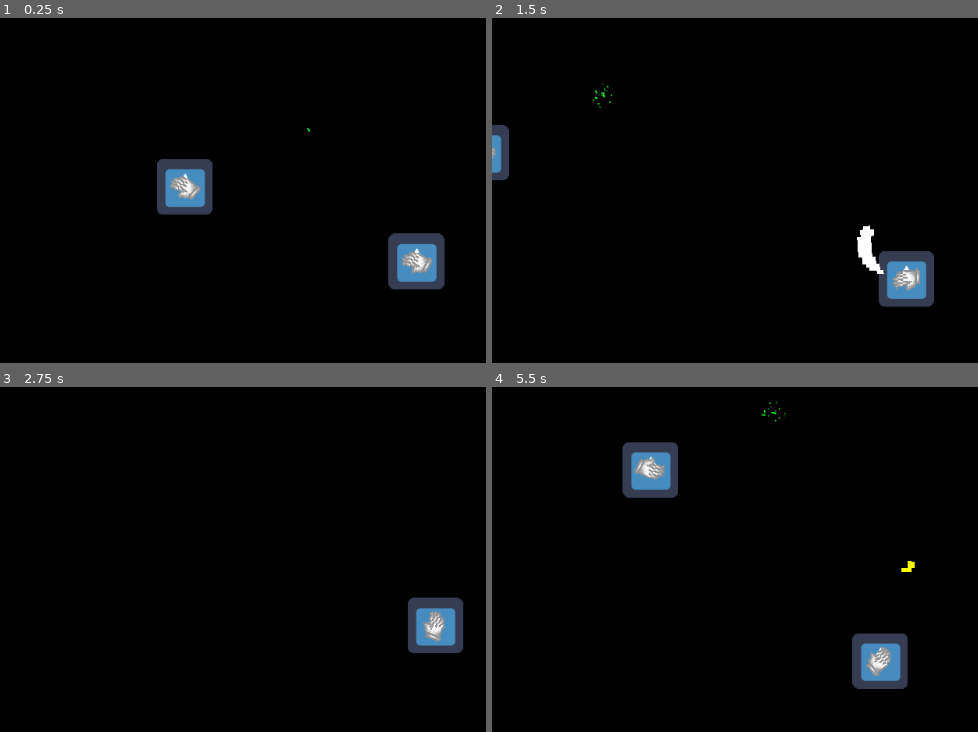
Above: before the commit, frames 1-4 (two rows, left to right).
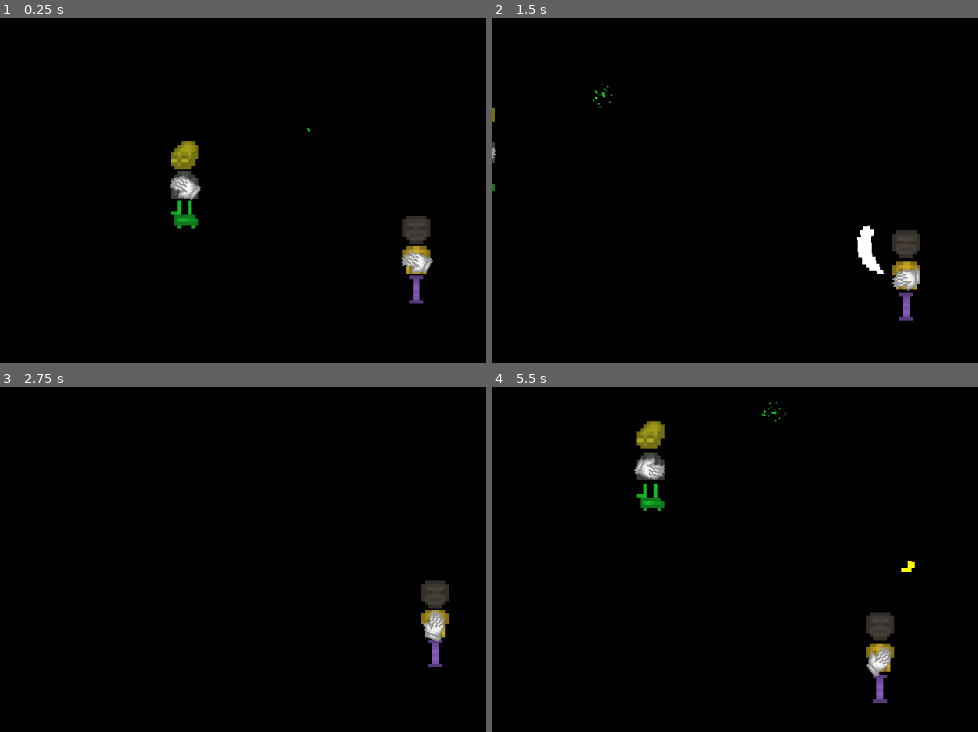
Above: after the commit, the same moments.

Repository: ColdCalzone/GWJ-30
Game: Godot game, scene res://scenes/Testenv.tscn
The game is run twice, just before and just after one commit, with the same random seed, the same clock (stepped at 60 frames per second) and the same inputs. The project has no main scene, so this scene is started directly. The engine's default icon, where the game draws it, is replaced by a stand-in: a white triangle on a blue panel in a dark square.
Inputs (mouse positions are in pixels of both pictures, inside the frame that each line leads up to):
- Up to frame 1 (0.25 s): no input
- Up to frame 2 (1.5 s): tap Enter (ui_accept) at 0.5, 0.77 s; move the mouse to (outside the picture) at 0.52 s; hold D (move_right) 0.53-1.28 s; hold Space (attack) 0.53-1.28 s; move the mouse to (730, 276) at 1.27 s; hold S (move_down) from 1.28 s (still down); tap Space (attack) at 1.35 s
- Up to frame 3 (2.75 s): tap Enter (ui_accept) at 1.52 s; move the mouse to (481, 518) at 2.02 s; release S (move_down) at 2.03 s; hold D (move_right) from 2.03 s (still down); hold Space (attack) from 2.03 s (still down)
- Up to frame 4 (5.5 s): move the mouse to (851, 714) at 2.77 s; release D (move_right) at 2.78 s; release Space (attack) at 2.78 s; hold W (move_up) 2.78-3.53 s; tap Space (attack) at 2.85, 4.35 s; tap Enter (ui_accept) at 3.02, 3.77, 4.52 s; move the mouse to (outside the picture) at 3.52 s; hold Space (attack) 3.53-4.28 s; hold A (move_left) 3.53-5.03 s; move the mouse to (652, 549) at 4.27 s; move the mouse to (934, 621) at 5.02 s; hold S (move_down) from 5.03 s (still down); hold Space (attack) from 5.03 s (still down)

The runs differ from the first frame. In frame 1, 4.0% of the frame differs, in the area x 32-92%, y 35-83%; in frame 2, 2.5%; in frame 3, 1.9%; in frame 4, 4.1%, in the area x 26-86%, y 9-92%.
Error in both runs: Invalid call. Nonexistent function 'spawn_enemy' in base 'Node2D'. (res://objects/Spawner.gd:55)

Commit message:
Updated Player and Enemies' collisions

Diff:
--- a/objects/Player.tscn
+++ b/objects/Player.tscn
@@ -1,10 +1,10 @@
 [gd_scene load_steps=5 format=2]
 
-[ext_resource path="res://icon.png" type="Texture" id=1]
+[ext_resource path="res://objects/MashSprite.tscn" type="PackedScene" id=1]
 [ext_resource path="res://objects/Player.gd" type="Script" id=2]
 
-[sub_resource type="RectangleShape2D" id=1]
-extents = Vector2( 32, 32 )
+[sub_resource type="CircleShape2D" id=3]
+radius = 24.0
 
 [sub_resource type="Animation" id=2]
 resource_name = "pulse"
@@ -29,13 +29,11 @@
 script = ExtResource( 2 )
 max_health = 40
 
-[node name="Sprite" type="Sprite" parent="."]
-texture = ExtResource( 1 )
-
 [node name="Animations" type="AnimationPlayer" parent="."]
 
 [node name="Collision" type="CollisionShape2D" parent="."]
-shape = SubResource( 1 )
+position = Vector2( 0, 24 )
+shape = SubResource( 3 )
 
 [node name="Camera" type="Camera2D" parent="."]
 current = true
@@ -46,3 +44,5 @@
 anims/pulse = SubResource( 2 )
 
 [node name="Tween" type="Tween" parent="."]
+
+[node name="MashSprite" parent="." instance=ExtResource( 1 )]
--- a/objects/enemies/Enemy1.tscn
+++ b/objects/enemies/Enemy1.tscn
@@ -1,10 +1,10 @@
 [gd_scene load_steps=4 format=2]
 
 [ext_resource path="res://objects/enemies/Enemy1.gd" type="Script" id=1]
-[ext_resource path="res://icon.png" type="Texture" id=2]
+[ext_resource path="res://objects/MashSprite.tscn" type="PackedScene" id=2]
 
-[sub_resource type="RectangleShape2D" id=1]
-extents = Vector2( 32, 32 )
+[sub_resource type="CircleShape2D" id=1]
+radius = 24.0
 
 [node name="Enemy1" type="KinematicBody2D" groups=[
 "enemy",
@@ -15,13 +15,13 @@
 move_speed = 100
 target_player_distance = 80
 
-[node name="Sprite" type="Sprite" parent="."]
-texture = ExtResource( 2 )
-
 [node name="AttackTimer" type="Timer" parent="."]
 one_shot = true
 
 [node name="Tween" type="Tween" parent="."]
 
 [node name="CollisionShape2D" type="CollisionShape2D" parent="."]
+position = Vector2( 0, 24 )
 shape = SubResource( 1 )
+
+[node name="MashSprite" parent="." instance=ExtResource( 2 )]
--- a/objects/enemies/Enemy2.tscn
+++ b/objects/enemies/Enemy2.tscn
@@ -1,10 +1,10 @@
 [gd_scene load_steps=4 format=2]
 
 [ext_resource path="res://objects/enemies/Enemy2.gd" type="Script" id=1]
-[ext_resource path="res://icon.png" type="Texture" id=2]
+[ext_resource path="res://objects/MashSprite.tscn" type="PackedScene" id=2]
 
-[sub_resource type="RectangleShape2D" id=1]
-extents = Vector2( 32, 32 )
+[sub_resource type="CircleShape2D" id=1]
+radius = 24.0
 
 [node name="Enemy2" type="KinematicBody2D" groups=[
 "enemy",
@@ -20,8 +20,8 @@
 [node name="AttackTimer" type="Timer" parent="."]
 one_shot = true
 
-[node name="Sprite" type="Sprite" parent="."]
-texture = ExtResource( 2 )
+[node name="CollisionShape2D" type="CollisionShape2D" parent="."]
+position = Vector2( 0, 24 )
+shape = SubResource( 1 )
 
-[node name="CollisionShape2D" type="CollisionShape2D" parent="."]
-shape = SubResource( 1 )
+[node name="MashSprite" parent="." instance=ExtResource( 2 )]
--- a/objects/enemies/Enemy3.tscn
+++ b/objects/enemies/Enemy3.tscn
@@ -1,10 +1,10 @@
 [gd_scene load_steps=4 format=2]
 
 [ext_resource path="res://objects/enemies/Enemy3.gd" type="Script" id=1]
-[ext_resource path="res://icon.png" type="Texture" id=2]
+[ext_resource path="res://objects/MashSprite.tscn" type="PackedScene" id=2]
 
-[sub_resource type="RectangleShape2D" id=1]
-extents = Vector2( 32, 32 )
+[sub_resource type="CircleShape2D" id=1]
+radius = 24.0
 
 [node name="Enemy3" type="KinematicBody2D"]
 script = ExtResource( 1 )
@@ -12,10 +12,8 @@
 move_speed = 200
 player_distance = 80.0
 
-[node name="Sprite" type="Sprite" parent="."]
-texture = ExtResource( 2 )
-
 [node name="CollisionShape2D" type="CollisionShape2D" parent="."]
+position = Vector2( 0, 24 )
 shape = SubResource( 1 )
 
 [node name="AttackTimer" type="Timer" parent="." groups=[
@@ -24,3 +22,5 @@
 one_shot = true
 
 [node name="Tween" type="Tween" parent="."]
+
+[node name="MashSprite" parent="." instance=ExtResource( 2 )]
